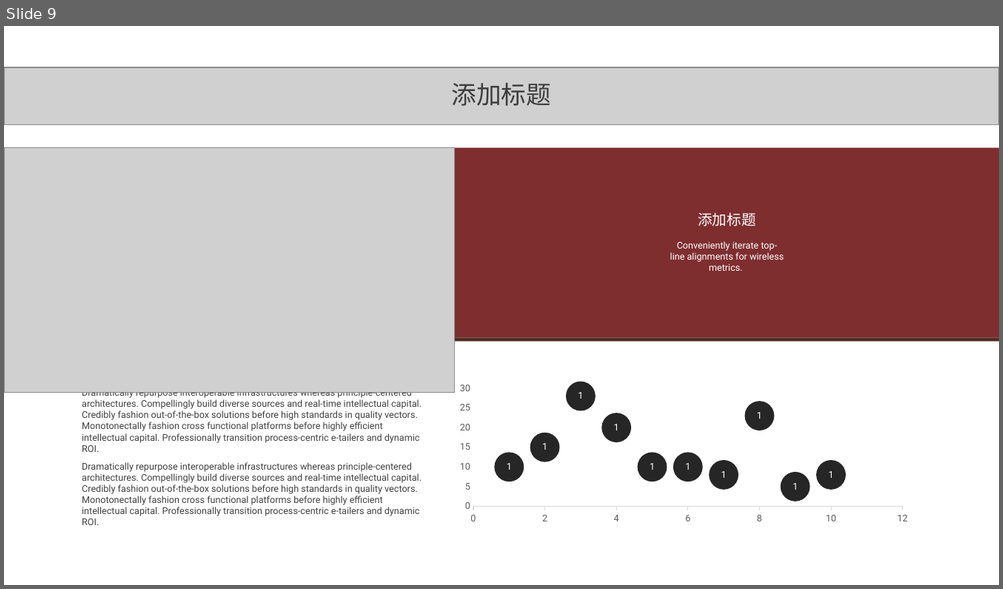
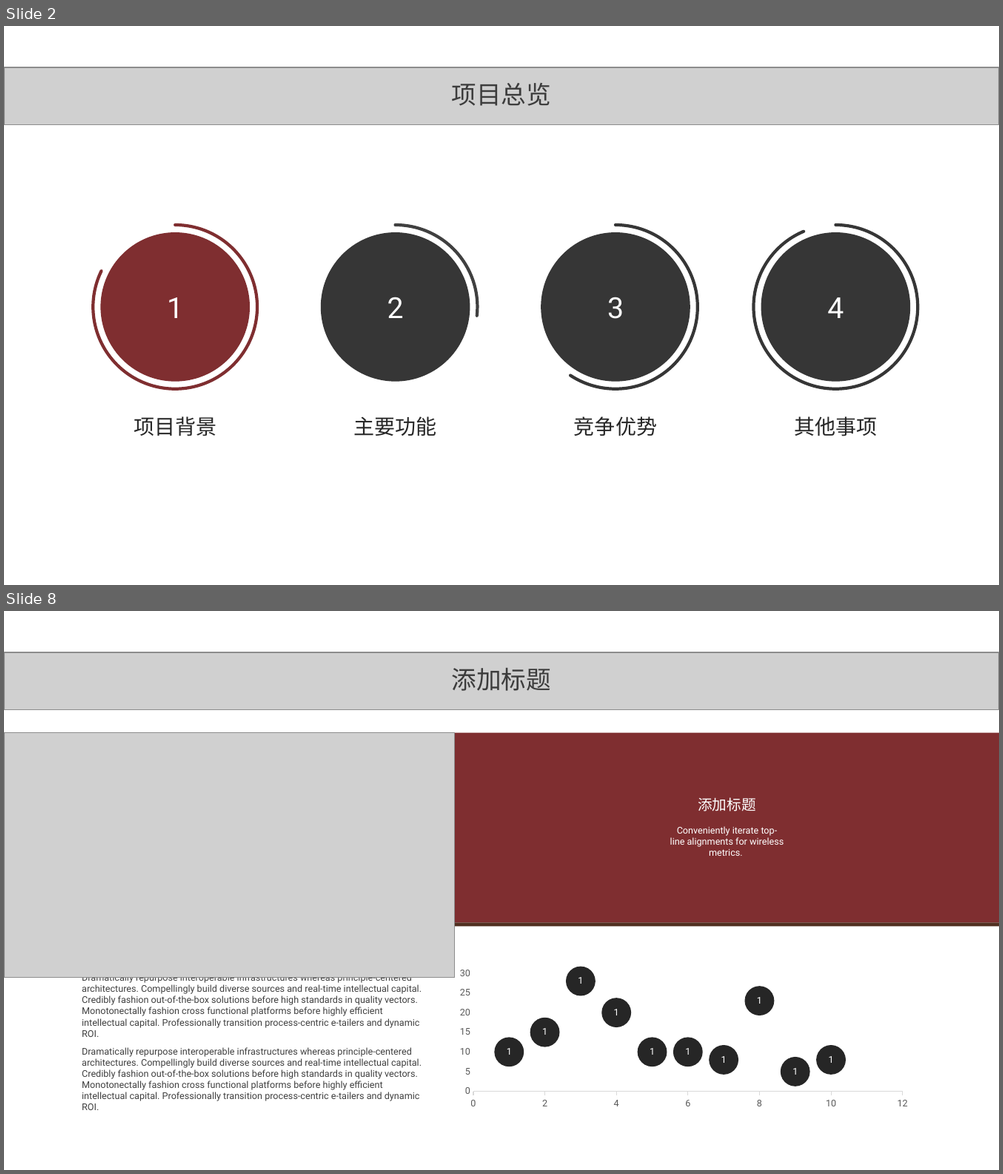
Before and after one commit to aopstudio/Notes, a slide deck: 移动互联导论作业-软件1607-20165018-岑哲栋.pptx. Shown one above the other, each under a label of ours: slide 9 before the commit, slides 2 and 8 after it; the slides between them are not shown. The pictures are 1003x589 and 1003x1174 pixels, drawn with LibreOffice and Linux fonts; fonts in the diff are those of the drawing; grey boxes stand for pictures. Boxes give left, top, right and bottom in pixels: in the first picture for what was removed or moved away, otherwise in the second. Text is boxed around its words. In the diff, an @@ line names an element or a change of style, - is before the commit and + after.

```diff
--- a/移动互联导论作业-软件1607-20165018-岑哲栋.pptx
+++ b/移动互联导论作业-软件1607-20165018-岑哲栋.pptx
@@ slide 2 added at box(4, 26, 999, 585), background #FFFFFF @@
@@ picture added at box(4, 67, 999, 125) @@
@@ text added at box(452, 83, 551, 106), 24 pt, text #3C3C3C @@
+项目总览
@@ arc (boxed as its full ellipse) added at box(93, 225, 257, 389), outline #7F2E30 3 pt @@
@@ arc (boxed as its full ellipse) added at box(313, 225, 477, 389), outline #404040 3 pt @@
@@ arc (boxed as its full ellipse) added at box(533, 225, 697, 389), outline #363636 3 pt @@
@@ arc (boxed as its full ellipse) added at box(754, 225, 918, 389), outline #363636 3 pt @@
@@ ellipse added at box(100, 232, 250, 382), fill #7F2E30, 28 pt, text #FFFFFF @@
+1
@@ ellipse added at box(320, 232, 469, 382), fill #363636, 28 pt, text #FFFFFF @@
+2
@@ ellipse added at box(540, 232, 690, 382), fill #363636, 28 pt, text #FFFFFF @@
+3
@@ ellipse added at box(761, 232, 910, 382), fill #363636, 28 pt, text #FFFFFF @@
+4
@@ text added at box(134, 417, 216, 437), 20 pt, text #262626 @@
+项目背景
@@ text added at box(354, 417, 437, 437), 20 pt, text #262626 @@
+主要功能
@@ text added at box(574, 417, 657, 437), 20 pt, text #262626 @@
+竞争优势
@@ text added at box(794, 417, 876, 437), 20 pt, text #262626 @@
+其他事项
@@ what was slide 9 is now slide 8 @@
```
Also in this commit, not shown: 6 other slides added, 8 slides removed, 4 other files.
